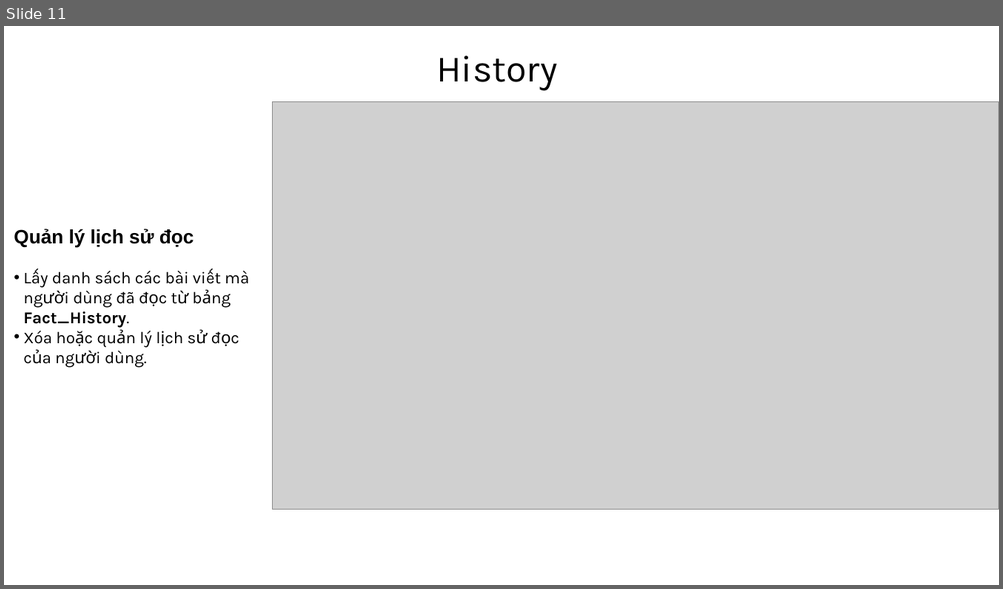
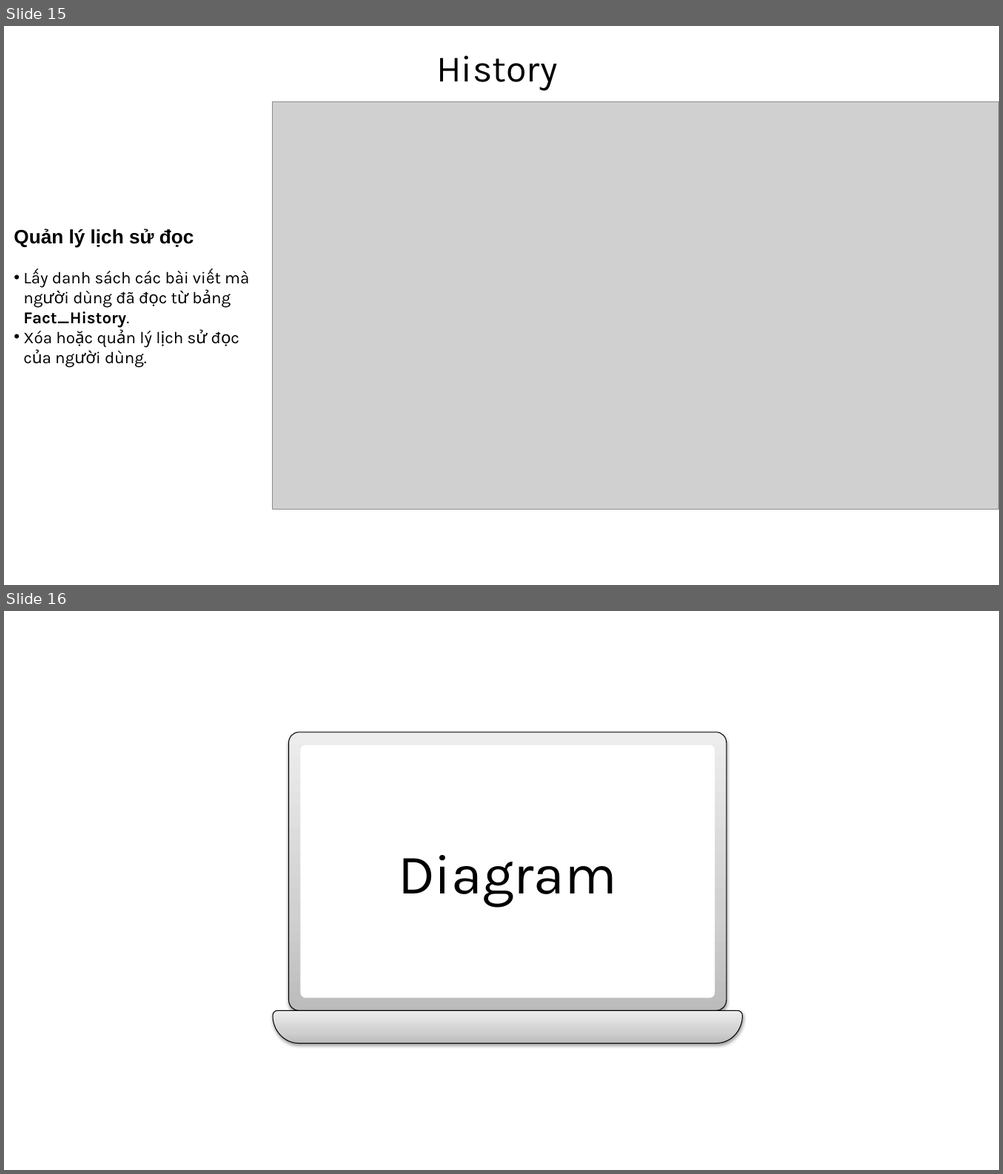
Before and after one commit to Kuunna/Mentorship_Program, a slide deck: Daily_dev Challenge/Daily_dev challenge.pptx. Shown one above the other, each under a label of ours: slide 11 before the commit, slides 15 and 16 after it. The pictures are 1003x589 and 1003x1174 pixels, drawn with LibreOffice and Linux fonts; fonts in the diff are those of the drawing; grey boxes stand for pictures. Boxes give left, top, right and bottom in pixels: in the first picture for what was removed or moved away, otherwise in the second. Text is boxed around its words. In the diff, an @@ line names an element or a change of style, - is before the commit and + after.

```diff
--- a/Daily_dev Challenge/Daily_dev challenge.pptx
+++ b/Daily_dev Challenge/Daily_dev challenge.pptx
@@ slide 16 added at (4, 611, 999, 1170), background #FFFFFF @@
@@ freeform shape added at (289, 732, 727, 1011), fill gradient #BDBDBD to #D1D1D1 to #EEEEEE, outline #000000 0.75 pt @@
@@ freeform shape added at (300, 745, 714, 998), fill #FFFFFF @@
@@ text added at (398, 855, 617, 907), 54 pt, text #000000 @@
+Diagram
@@ freeform shape added at (273, 1011, 742, 1044), fill gradient #BDBDBD to #D1D1D1 to #EEEEEE, outline #000000 0.75 pt @@
@@ what was slide 11 is now slide 15 @@
```
Also in this commit, not shown: 5 slides changed, 6 other slides added, 1 slide removed, 1 other file.
